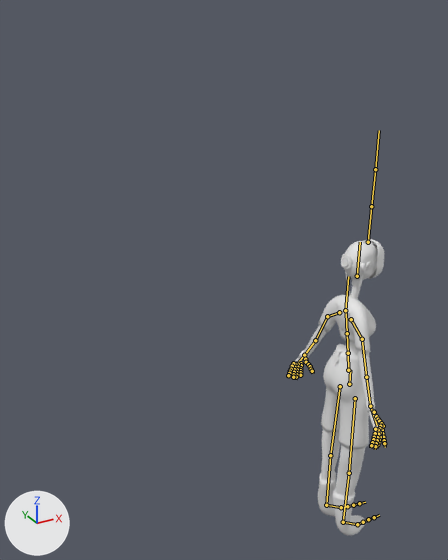
The FBX model Assets/Models/Player/T-Pose.fbx: old version first, new version second.
One viewpoint serves both versions: a 50 mm camera at (-0.0227, -0.0494, 0.0269) aimed at (-0.0009, -0.0098, 0.0072). Arrows for +X, +Y and +Z are at lower left; the lights stay in place. The bones that bend it are drawn over the model as lines.

Names of what the first picture shows: 'Retopo_Cube.001_mesh.022'.
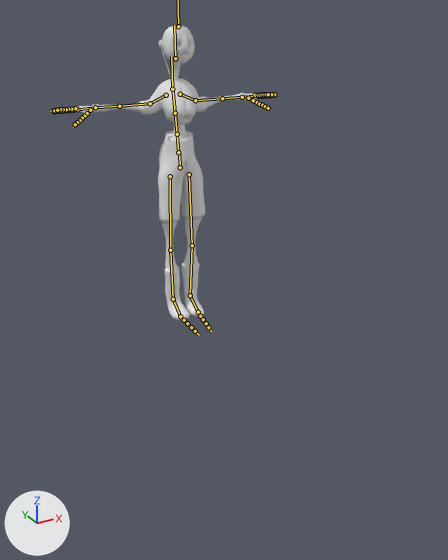
Commit message: updated legs and arms on avatar

The newer file adds an action. The first version stands in its rest pose; the second is drawn at frame 1 of the action 'Armature|Armature|Armature|Armature|Armature|Armature|mixamo.com|Layer0|'.

Boxes (x1, y1, x2, y2) around the edits, measured in the pictures (448 x 560 px):
'Retopo_Cube.001_mesh.022', posed (116% wider)
    before: (290, 239, 384, 535)
    after: (64, 25, 268, 320)
bone 'mixamorig:Hips', root to tip
    before: (349, 384) to (350, 370)
    after: (180, 167) to (179, 153)
bone 'mixamorig:LeftShoulder', root to tip
    before: (339, 312) to (327, 316)
    after: (180, 94) to (195, 100)
bone 'mixamorig:LeftArm', root to tip
    before: (327, 316) to (315, 340)
    after: (195, 100) to (222, 98)
bone 'mixamorig:LeftForeArm', root to tip
    before: (315, 340) to (304, 355)
    after: (222, 98) to (242, 97)
bone 'mixamorig:LeftHand', root to tip
    before: (304, 355) to (298, 363)
    after: (242, 97) to (255, 96)
bone 'mixamorig:LeftHandThumb1', root to tip
    before: (305, 359) to (307, 361)
    after: (248, 98) to (253, 100)
bone 'mixamorig:LeftHandThumb2', root to tip
    before: (306, 362) to (307, 365)
    after: (253, 100) to (256, 102)
bone 'mixamorig:LeftHandIndex1', root to tip
    before: (301, 363) to (301, 365)
    after: (259, 96) to (262, 96)
bone 'mixamorig:LeftHandMiddle1', root to tip
    before: (298, 364) to (297, 366)
    after: (258, 95) to (261, 95)
bone 'mixamorig:LeftHandRing1', root to tip
    before: (295, 364) to (294, 366)
    after: (257, 95) to (260, 95)
bone 'mixamorig:LeftHandRing2', root to tip
    before: (294, 366) to (294, 369)
    after: (260, 95) to (263, 95)
bone 'mixamorig:LeftHandPinky1', root to tip
    before: (293, 363) to (292, 366)
    after: (255, 95) to (258, 95)
bone 'mixamorig:RightShoulder', root to tip
    before: (351, 319) to (362, 339)
    after: (166, 95) to (150, 103)
bone 'mixamorig:RightArm', root to tip
    before: (362, 339) to (366, 377)
    after: (150, 103) to (119, 106)
bone 'mixamorig:RightForeArm', root to tip
    before: (366, 377) to (370, 406)
    after: (119, 106) to (95, 107)
bone 'mixamorig:RightHand', root to tip
    before: (370, 406) to (377, 425)
    after: (95, 107) to (78, 109)
bone 'mixamorig:RightHandThumb1', root to tip
    before: (374, 412) to (377, 415)
    after: (90, 110) to (88, 113)
bone 'mixamorig:RightHandThumb2', root to tip
    before: (376, 416) to (377, 419)
    after: (87, 113) to (84, 116)
bone 'mixamorig:RightHandIndex1', root to tip
    before: (380, 426) to (382, 430)
    after: (77, 109) to (73, 110)
bone 'mixamorig:RightHandMiddle1', root to tip
    before: (379, 428) to (380, 433)
    after: (75, 109) to (71, 109)
bone 'mixamorig:RightHandMiddle3', root to tip
    before: (380, 437) to (379, 440)
    after: (67, 109) to (64, 110)
bone 'mixamorig:RightHandRing1', root to tip
    before: (378, 430) to (378, 434)
    after: (74, 109) to (70, 109)
bone 'mixamorig:RightHandRing2', root to tip
    before: (378, 434) to (377, 438)
    after: (70, 109) to (67, 109)
bone 'mixamorig:RightHandPinky1', root to tip
    before: (375, 429) to (375, 433)
    after: (75, 108) to (71, 109)
bone 'mixamorig:RightHandPinky2', root to tip
    before: (375, 433) to (374, 437)
    after: (71, 109) to (68, 109)
bone 'mixamorig:LeftUpLeg', root to tip
    before: (340, 386) to (330, 455)
    after: (189, 174) to (192, 245)
bone 'mixamorig:LeftLeg', root to tip
    before: (330, 455) to (326, 505)
    after: (192, 245) to (190, 295)
bone 'mixamorig:RightUpLeg', root to tip
    before: (355, 398) to (349, 473)
    after: (170, 176) to (170, 250)
bone 'mixamorig:RightLeg', root to tip
    before: (349, 473) to (343, 522)
    after: (170, 250) to (173, 299)

The change in detail:
Bone 'mixamorig:Hips' (bone_mixamorig_hips) moves from (0.0, 0.0, 0.0) to (1.842, 1.351, -0.524).
Bone 'mixamorig:Hips' (bone_mixamorig_hips) turns from (0, 0, 0) to (0, -90, 0) degrees about its own x, y and z.
Bone 'mixamorig:LeftShoulder' (bone_mixamorig_leftshoulder) turns from (0, 0, 0) to (-13, 0, 2) degrees about its own x, y and z.
Bone 'mixamorig:LeftArm' (bone_mixamorig_leftarm) turns from (0, 0, 0) to (-55, -2, -1) degrees about its own x, y and z.
Bone 'mixamorig:LeftForeArm' (bone_mixamorig_leftforearm) turns from (0, 0, 0) to (6, 0, 4) degrees about its own x, y and z.
Bone 'mixamorig:LeftHand' (bone_mixamorig_lefthand) turns from (0, 0, 0) to (11, -12, -12) degrees about its own x, y and z.
Bone 'mixamorig:LeftHandThumb1' (bone_mixamorig_lefthandthumb1) turns from (0, 0, 0) to (16, -4, 6) degrees about its own x, y and z.
Bone 'mixamorig:LeftHandThumb2' (bone_mixamorig_lefthandthumb2) turns from (0, 0, 0) to (-14, -5, -20) degrees about its own x, y and z.
Bone 'mixamorig:LeftHandIndex1' (bone_mixamorig_lefthandindex1) turns from (0, 0, 0) to (-17, -1, -9) degrees about its own x, y and z.
Bone 'mixamorig:LeftHandMiddle1' (bone_mixamorig_lefthandmiddle1) turns from (0, 0, 0) to (-20, 0, -3) degrees about its own x, y and z.
Bone 'mixamorig:LeftHandRing1' (bone_mixamorig_lefthandring1) turns from (0, 0, 0) to (-18, 0, 0) degrees about its own x, y and z.
Bone 'mixamorig:LeftHandRing2' (bone_mixamorig_lefthandring2) turns from (0, 0, 0) to (-24, -1, -2) degrees about its own x, y and z.
Bone 'mixamorig:LeftHandPinky1' (bone_mixamorig_lefthandpinky1) turns from (0, 0, 0) to (-21, 3, 15) degrees about its own x, y and z.
Bone 'mixamorig:RightShoulder' (bone_mixamorig_rightshoulder) turns from (0, 0, 0) to (-13, 0, -2) degrees about its own x, y and z.
Bone 'mixamorig:RightArm' (bone_mixamorig_rightarm) turns from (0, 0, 0) to (-55, 2, 1) degrees about its own x, y and z.
Bone 'mixamorig:RightForeArm' (bone_mixamorig_rightforearm) turns from (0, 0, 0) to (6, 0, -4) degrees about its own x, y and z.
Bone 'mixamorig:RightHand' (bone_mixamorig_righthand) turns from (0, 0, 0) to (9, 13, 13) degrees about its own x, y and z.
Bone 'mixamorig:RightHandThumb1' (bone_mixamorig_righthandthumb1) turns from (0, 0, 0) to (15, 4, -6) degrees about its own x, y and z.
Bone 'mixamorig:RightHandThumb2' (bone_mixamorig_righthandthumb2) turns from (0, 0, 0) to (-13, 5, 21) degrees about its own x, y and z.
Bone 'mixamorig:RightHandIndex1' (bone_mixamorig_righthandindex1) turns from (0, 0, 0) to (-14, 1, 12) degrees about its own x, y and z.
Bone 'mixamorig:RightHandMiddle1' (bone_mixamorig_righthandmiddle1) turns from (0, 0, 0) to (-19, 0, 2) degrees about its own x, y and z.
Bone 'mixamorig:RightHandMiddle3' (bone_mixamorig_righthandmiddle3) turns from (0, 0, 0) to (-14, 0, 1) degrees about its own x, y and z.
Bone 'mixamorig:RightHandRing1' (bone_mixamorig_righthandring1) turns from (0, 0, 0) to (-15, -1, -4) degrees about its own x, y and z.
Bone 'mixamorig:RightHandRing2' (bone_mixamorig_righthandring2) turns from (0, 0, 0) to (-22, 0, 1) degrees about its own x, y and z.
Bone 'mixamorig:RightHandPinky1' (bone_mixamorig_righthandpinky1) turns from (0, 0, 0) to (-16, -2, -16) degrees about its own x, y and z.
Bone 'mixamorig:RightHandPinky2' (bone_mixamorig_righthandpinky2) turns from (0, 0, 0) to (-16, 0, -1) degrees about its own x, y and z.
Bone 'mixamorig:LeftUpLeg' (bone_mixamorig_leftupleg) turns from (0, 0, 0) to (0, 0, -1) degrees about its own x, y and z.
Bone 'mixamorig:LeftLeg' (bone_mixamorig_leftleg) turns from (0, 0, 0) to (-2, 0, 0) degrees about its own x, y and z.
Bone 'mixamorig:RightUpLeg' (bone_mixamorig_rightupleg) turns from (0, 0, 0) to (0, 0, 1) degrees about its own x, y and z.
Bone 'mixamorig:RightLeg' (bone_mixamorig_rightleg) turns from (0, 0, 0) to (-3, 0, 0) degrees about its own x, y and z.
